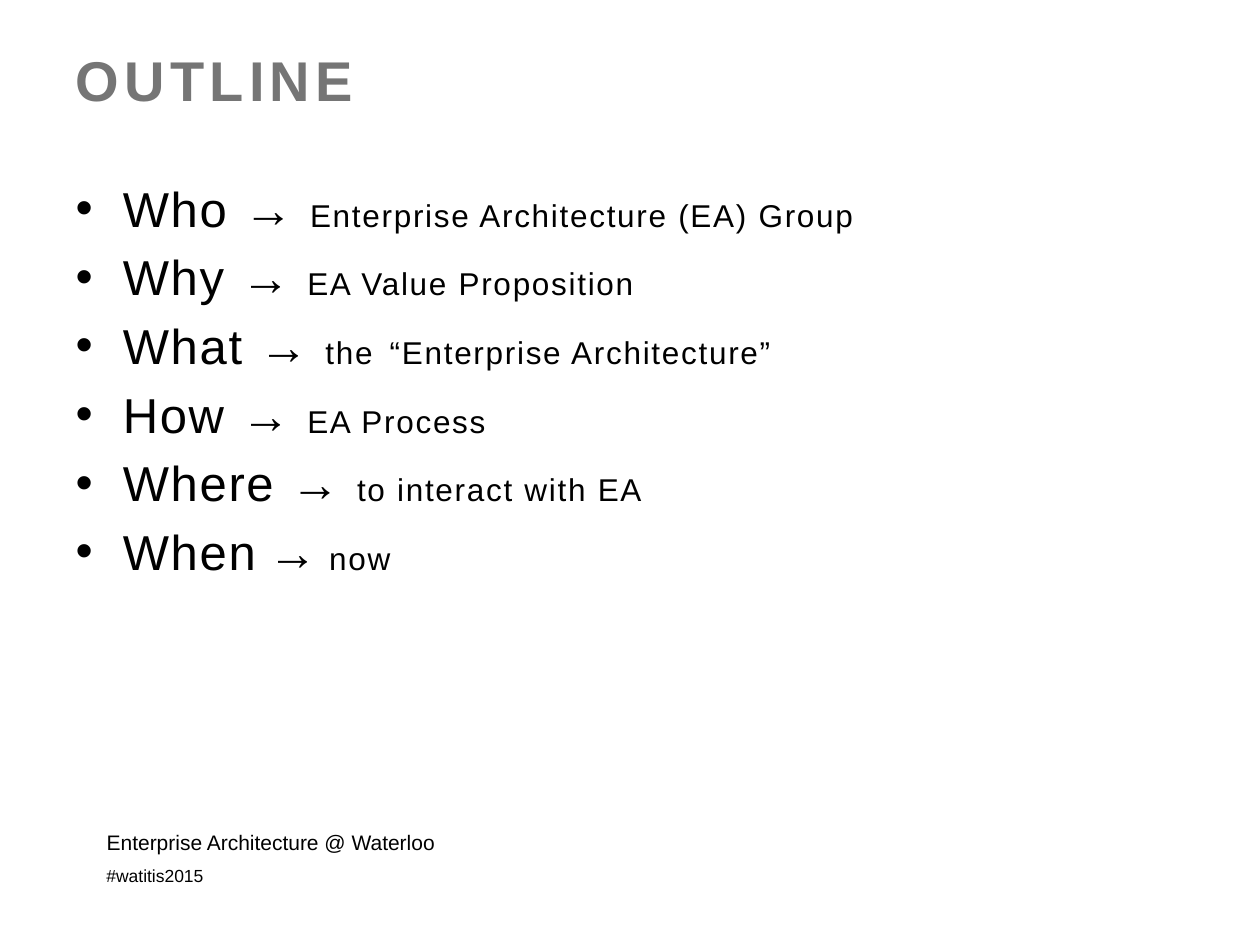
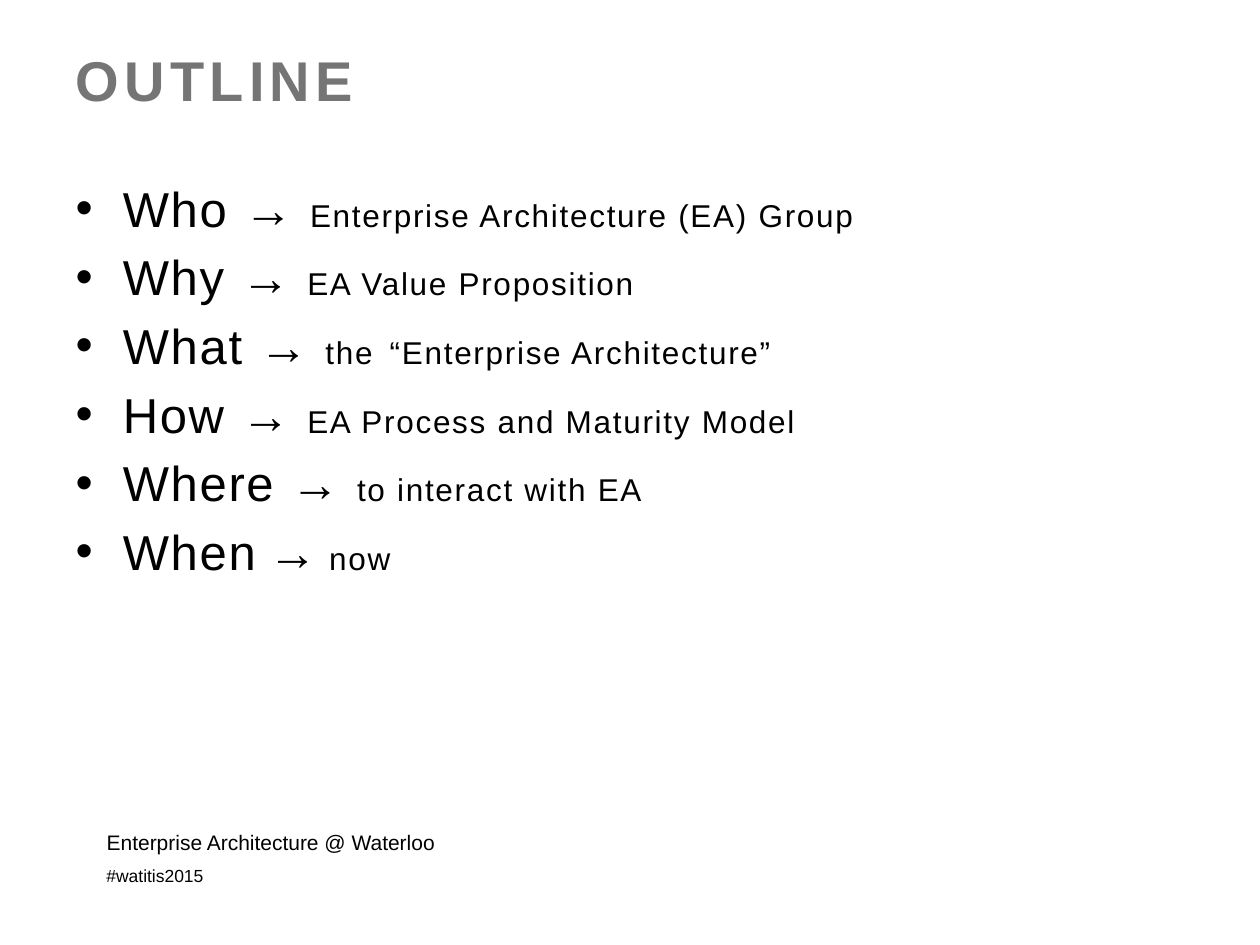
Before and after one commit to colinbellCA/presentation-istea-watitis2015, a slide deck: slide 2 of ISTEA-WatITis2015.pptx. Drawn at 1260x945 pixels with LibreOffice and Linux fonts; fonts in the diff are those of the drawing; background and template pictures are left out. Boxes give left, top, right and bottom in pixels: in the first picture for what was removed or moved away, otherwise in the second. Text is boxed around its words. In the diff, an @@ line names an element or a change of style, - is before the commit and + after.

```diff
--- a/ISTEA-WatITis2015.pptx
+++ b/ISTEA-WatITis2015.pptx
@@ text at bbox=[123, 399, 795, 439]: text changed @@
-• How → EA Process
+• How → EA Process and Maturity Model
```
Also in this commit, not shown: 9 other slides changed, 16 slides added, 3 other files.
